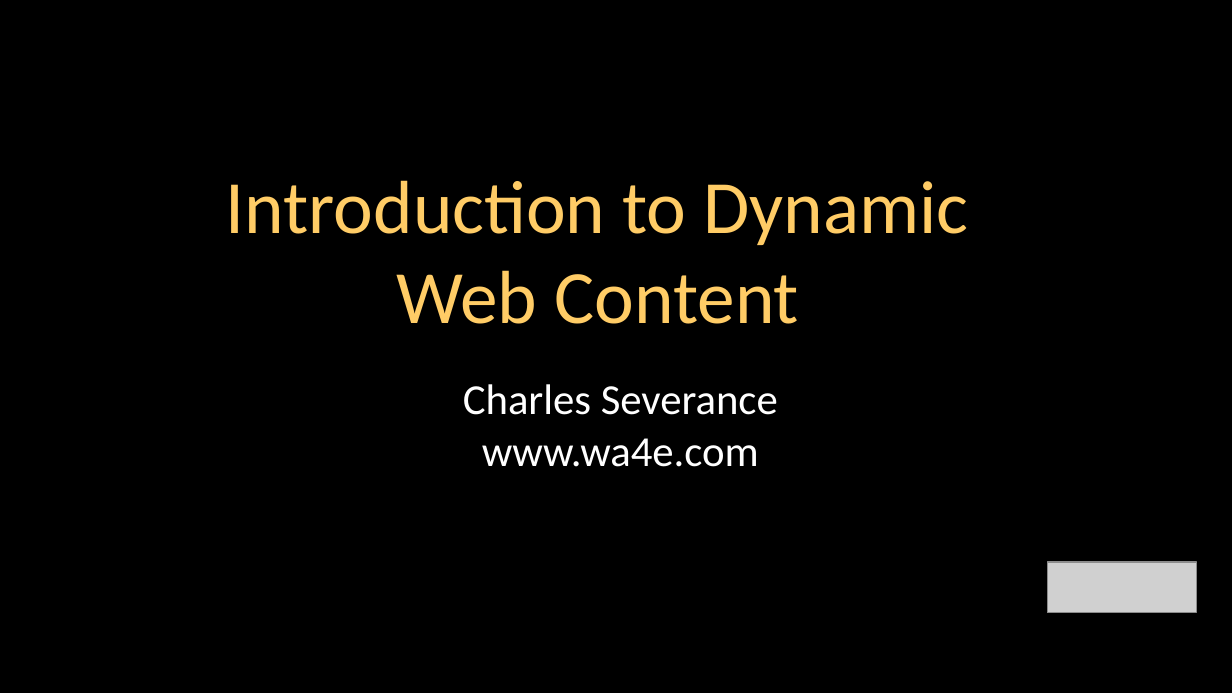
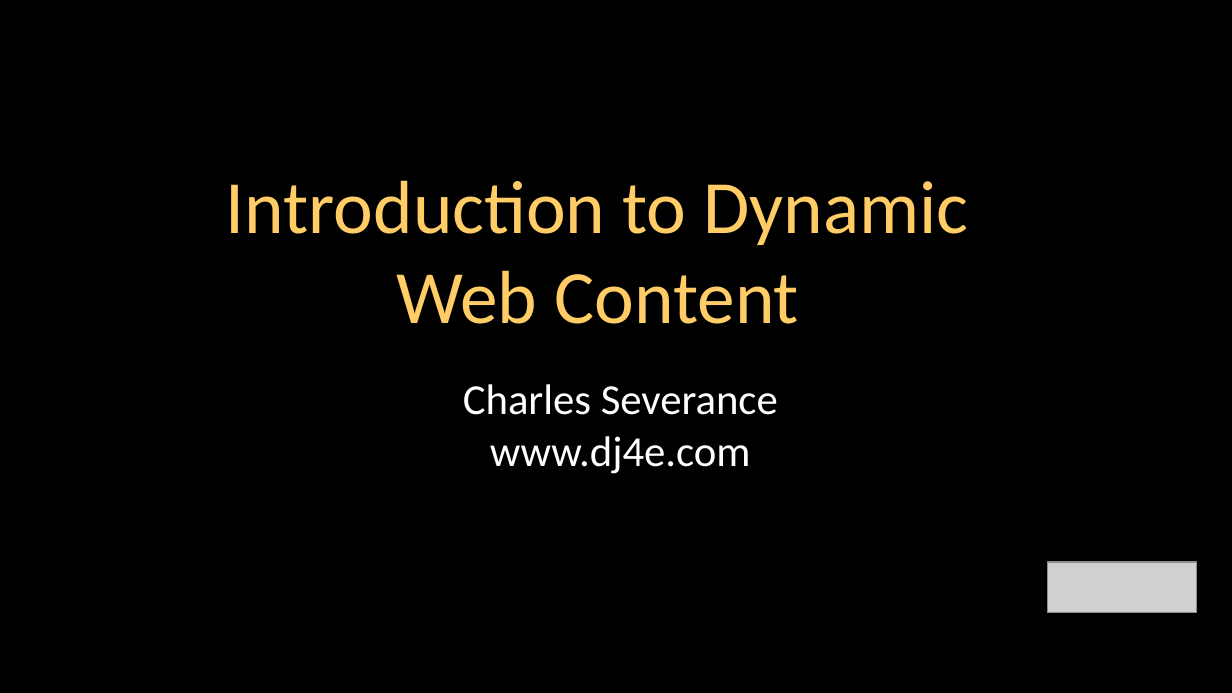
Before and after one commit to csev/dj4e, a slide deck: slide 1 of lectures/Web-01-HTTP.ppt. Drawn at 1232x693 pixels with LibreOffice and Linux fonts; fonts in the diff are those of the drawing; grey boxes stand for pictures. Boxes give left, top, right and bottom in pixels: in the first picture for what was removed or moved away, otherwise in the second. Text is boxed around its words. In the diff, an @@ line names an element or a change of style, - is before the commit and + after.

```diff
--- a/lectures/Web-01-HTTP.ppt
+++ b/lectures/Web-01-HTTP.ppt
@@ text at <box>490,436,751,474</box>: text changed @@
-www.wa4e.com
+www.dj4e.com
```
Also in this commit, not shown: 3 other slides changed, 1 slide removed.
